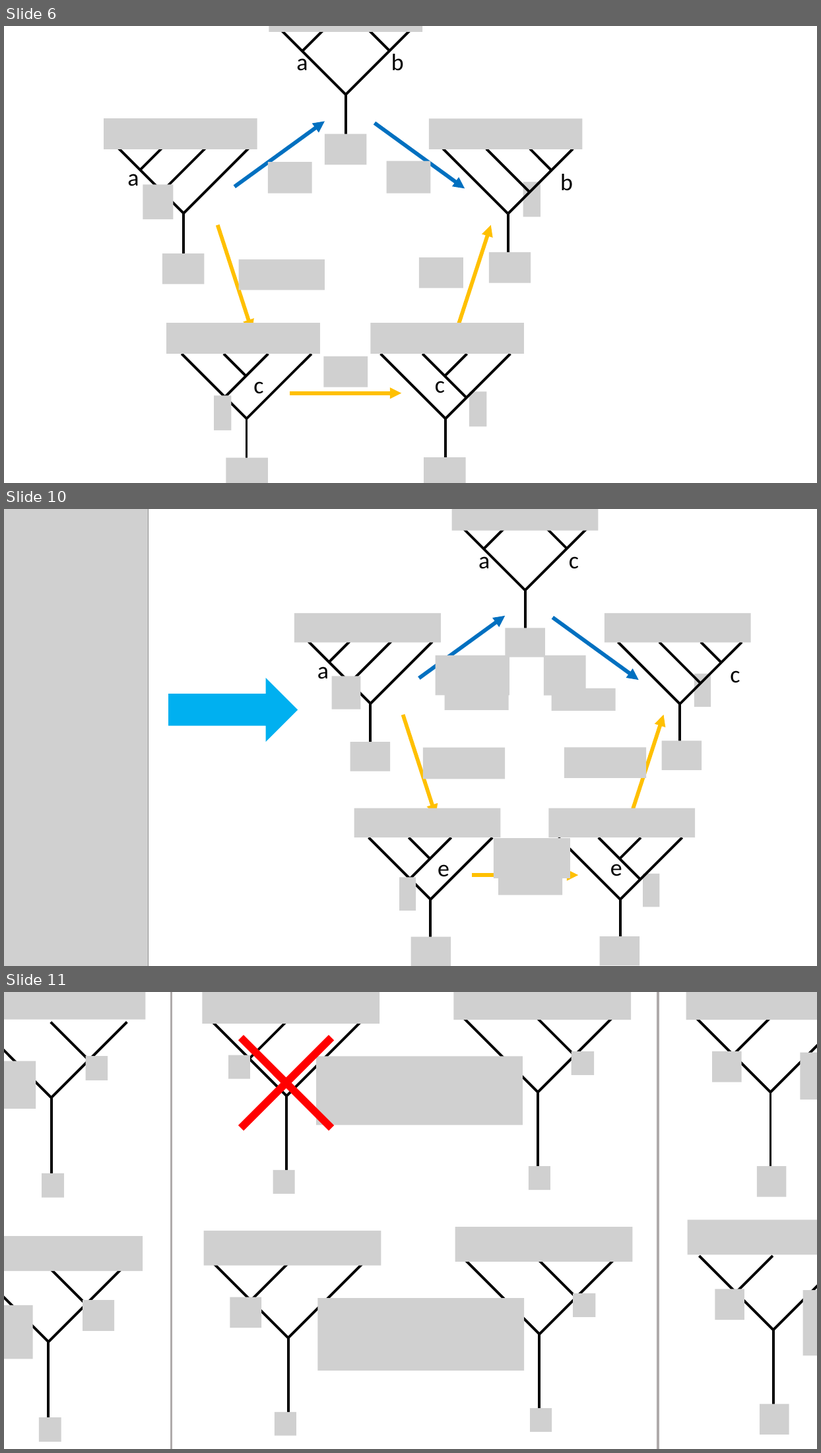
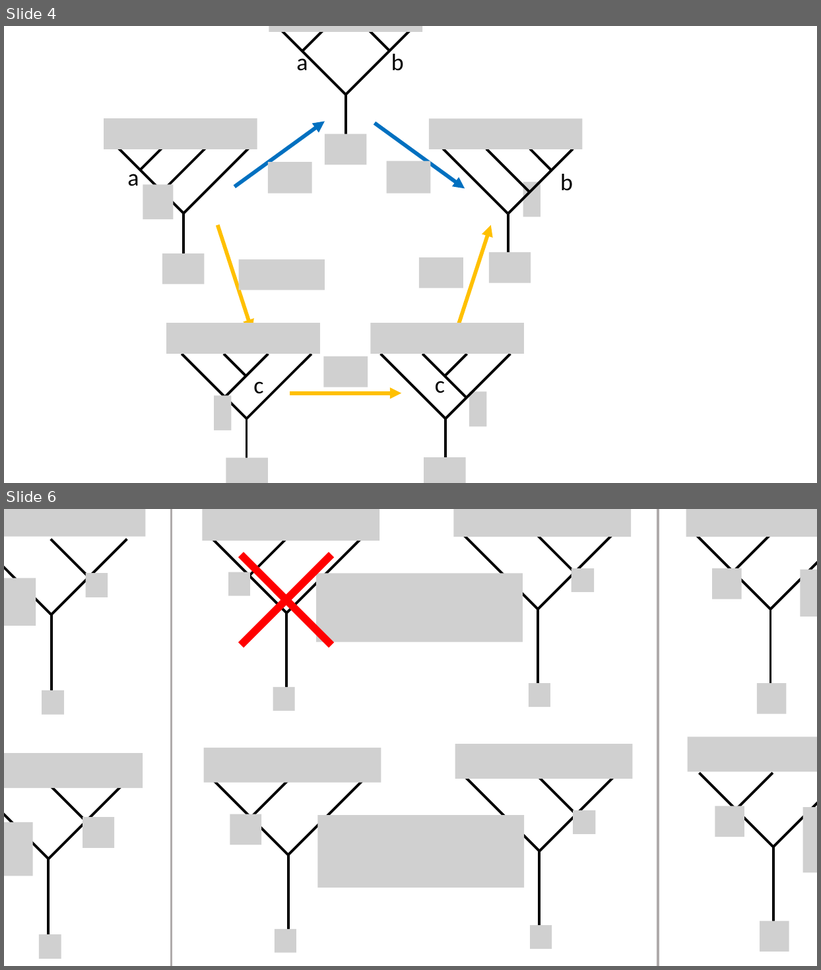
Before and after one commit to yk-liu/yk-liu.github.io, a slide deck: _posts/2019-05-14-Introduction-to-QC-and-TQC-Ising-Anyons/assets/pics.source.pptx. Shown one above the other, each under a label of ours: slides 6, 10 and 11 before the commit, slides 4 and 6 after it; the slides between them are not shown. The pictures are 821x1453 and 821x970 pixels, drawn with LibreOffice and Linux fonts; fonts in the diff are those of the drawing; grey boxes stand for pictures; background and template pictures are left out. Boxes give left, top, right and bottom in pixels: in the first picture for what was removed or moved away, otherwise in the second. Text is boxed around its words. In the diff, an @@ line names an element or a change of style, - is before the commit and + after.

```diff
--- a/_posts/2019-05-14-Introduction-to-QC-and-TQC-Ising-Anyons/assets/pics.source.pptx
+++ b/_posts/2019-05-14-Introduction-to-QC-and-TQC-Ising-Anyons/assets/pics.source.pptx
@@ slide 10 removed at (4, 509, 817, 966), background #FFFFFF @@
@@ picture removed at (4, 509, 148, 966) @@
@@ picture removed at (452, 509, 599, 530) @@
@@ group removed at (463, 527, 587, 632): 5 lines, 2 texts @@
-a
-c
@@ picture removed at (294, 613, 441, 642) @@
@@ arrow removed from (419, 679) to (506, 616) @@
@@ arrow removed from (553, 618) to (639, 680) @@
@@ picture removed at (605, 613, 751, 642) @@
@@ group removed at (309, 642, 432, 745): 5 lines, 1 text, 1 picture @@
-a
@@ picture removed at (506, 628, 546, 657) @@
@@ group removed at (618, 642, 742, 745): 5 lines, 1 picture, 1 text @@
-c
@@ picture removed at (436, 656, 510, 696) @@
@@ picture removed at (544, 656, 586, 696) @@
@@ right arrow removed at (169, 678, 298, 742) @@
@@ picture removed at (445, 689, 509, 710) @@
@@ picture removed at (552, 689, 616, 711) @@
@@ arrow removed from (403, 715) to (436, 816) @@
@@ arrow removed from (631, 816) to (664, 715) @@
@@ picture removed at (350, 742, 391, 771) @@
@@ picture removed at (662, 741, 702, 770) @@
@@ picture removed at (423, 747, 506, 779) @@
@@ picture removed at (564, 747, 647, 778) @@
@@ picture removed at (354, 809, 500, 838) @@
@@ picture removed at (548, 809, 695, 838) @@
@@ group removed at (369, 838, 492, 941): 5 lines, 1 text, 1 picture @@
-e
@@ picture removed at (494, 838, 571, 879) @@
@@ group removed at (558, 838, 682, 941): 5 lines, 1 text, 1 picture @@
-e
@@ arrow removed from (472, 875) to (579, 875) @@
@@ picture removed at (499, 873, 563, 896) @@
@@ picture removed at (411, 937, 451, 966) @@
@@ picture removed at (600, 937, 640, 966) @@
@@ what was slide 6 is now slide 4 @@
@@ what was slide 11 is now slide 6 @@
```
Also in this commit, not shown: 1 slide changed, 1 slide added, 6 other slides removed, 2 other files.
